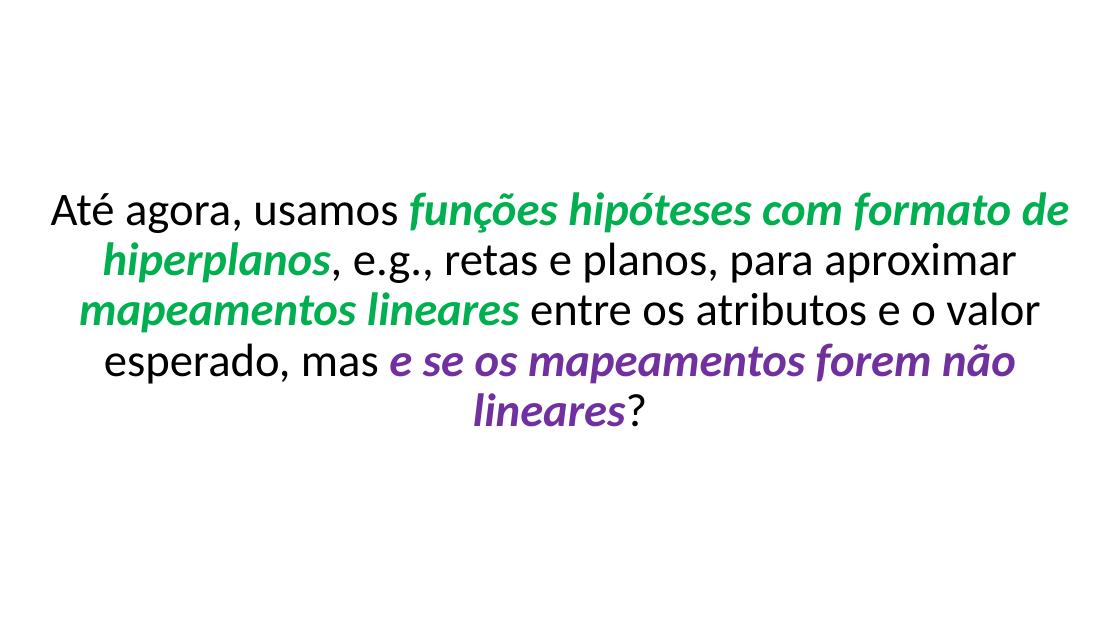
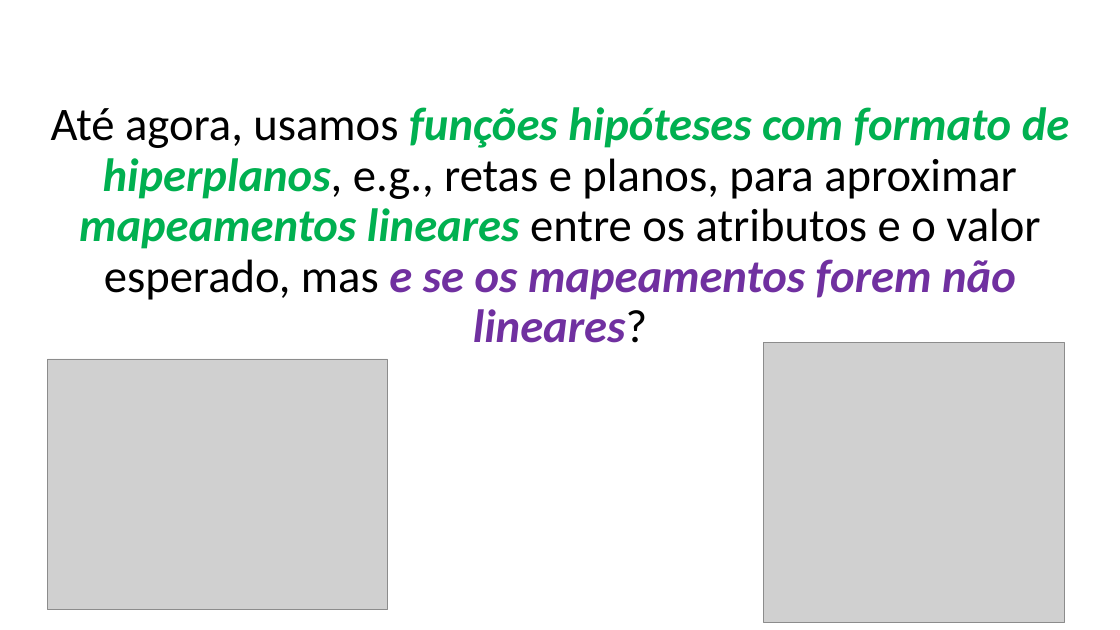
Before and after one commit to zz4fap/t319_aprendizado_de_maquina, a slide deck: slide 12 of slides/T319_Regressão_Linear (Parte IV).pptx. Drawn at 1120x630 pixels with LibreOffice and Linux fonts; fonts in the diff are those of the drawing; grey boxes stand for pictures. Boxes give left, top, right and bottom in pixels: in the first picture for what was removed or moved away, otherwise in the second. Text is boxed around its words. In the diff, an @@ line names an element or a change of style, - is before the commit and + after.

Commit message:
update of slides

```diff
--- a/slides/T319_Regressão_Linear (Parte IV).pptx
+++ b/slides/T319_Regressão_Linear (Parte IV).pptx
@@ text "Até agora, usamos funções hipóteses ..." moved from (x1=51, y1=192, x2=1070, y2=427) to (x1=51, y1=107, x2=1070, y2=343) @@
@@ picture added at (x1=48, y1=359, x2=387, y2=610) @@
@@ picture added at (x1=764, y1=343, x2=1065, y2=623) @@
```
Also in this commit, not shown: 1 other file.
